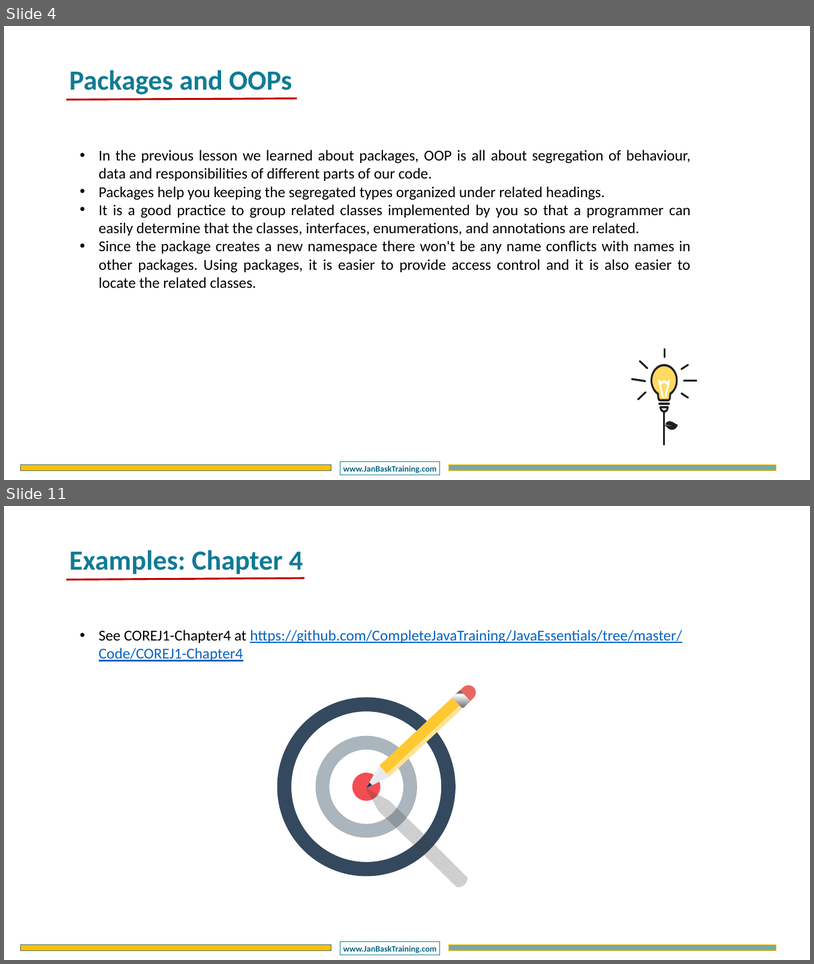
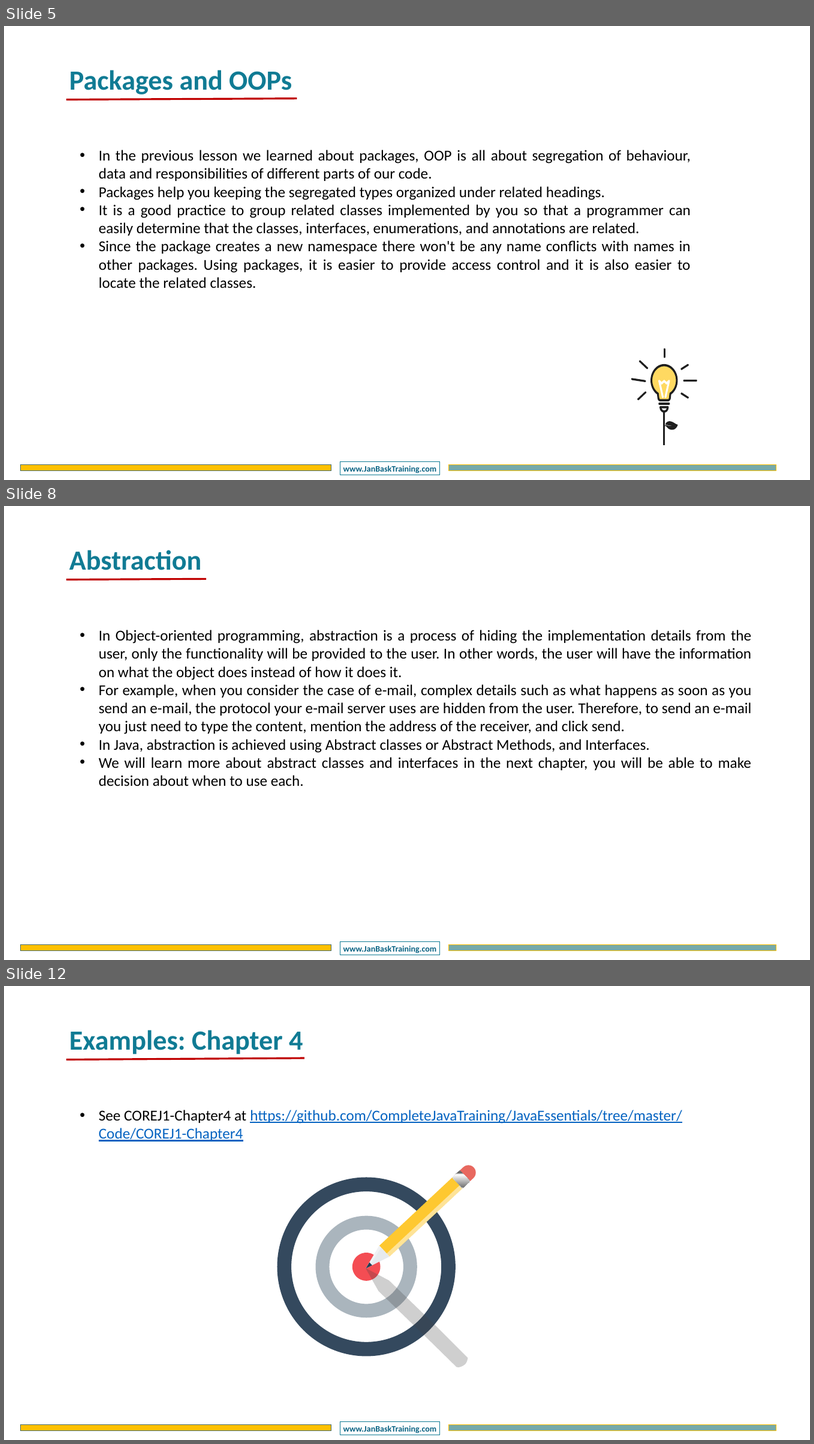
Before and after one commit to CompleteJavaTraining/JavaEssentials, a slide deck: slides/COREJ1/COREJ1 - Chapter4.pptx. Shown one above the other, each under a label of ours: slides 4 and 11 before the commit, slides 5, 8 and 12 after it; the slides between them are not shown. The pictures are 814x964 and 814x1444 pixels, drawn with LibreOffice and Linux fonts; fonts in the diff are those of the drawing; background and template pictures are left out. Boxes give left, top, right and bottom in pixels: in the first picture for what was removed or moved away, otherwise in the second. Text is boxed around its words. In the diff, an @@ line names an element or a change of style, - is before the commit and + after.

Commit message:
worked on chapter 4

```diff
--- a/slides/COREJ1/COREJ1 - Chapter4.pptx
+++ b/slides/COREJ1/COREJ1 - Chapter4.pptx
@@ slide 8 added at [4,506,810,960], background #FFFFFF; not listed: 3 template elements that a slide beside it also shows @@
@@ text added at [69,550,202,570], 66 pt, text #107B94, bold @@
+Abstraction
@@ line added from (66, 579) to (206, 579), #C00000 4.5 pt @@
@@ text added at [99,630,752,786], 36 pt, text #000000 @@
+• In Object-oriented programming, abstraction is a process of hiding the implementation details from the user, only the functionality will be provided to the user. In other words, the user will have the information on what the object does instead of how it does it.
+• For example, when you consider the case of e-mail, complex details such as what happens as soon as you send an e-mail, the protocol your e-mail server uses are hidden from the user. Therefore, to send an e-mail you just need to type the content, mention the address of the receiver, and click send.
+• In Java, abstraction is achieved using Abstract classes or Abstract Methods, and Interfaces.
+• We will learn more about abstract classes and interfaces in the next chapter, you will be able to make decision about when to use each.
@@ what was slide 4 is now slide 5 @@
@@ what was slide 11 is now slide 12 @@
```
Also in this commit, not shown: 2 slides changed, 4 other slides added, 4 slides removed, 2 other files.
